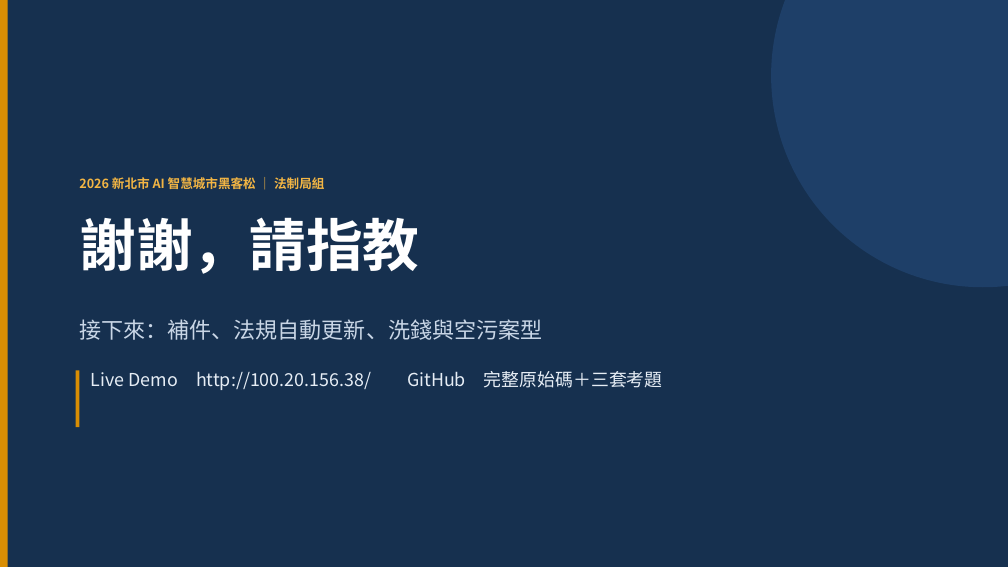
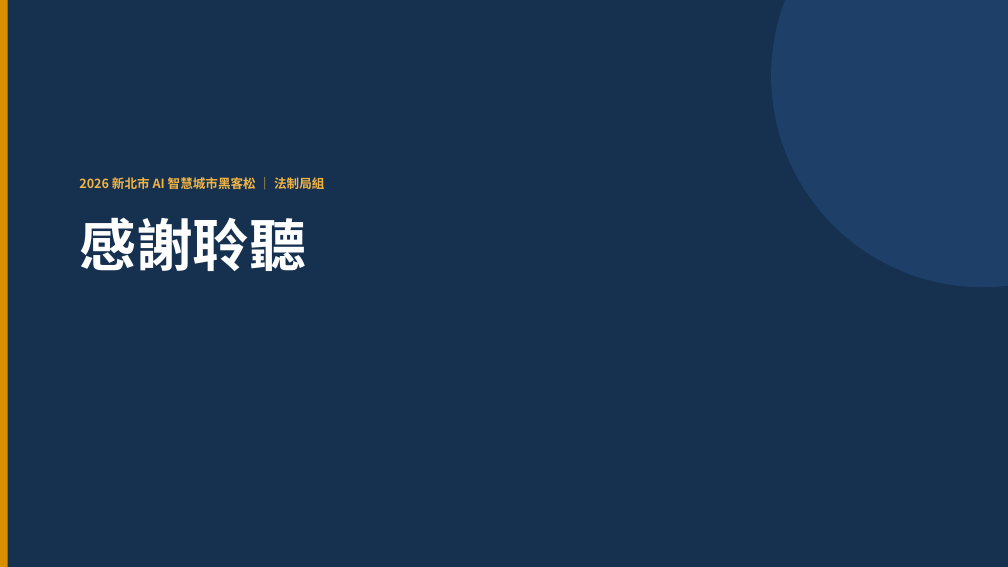
Before and after one commit to KevinMursh/hackathon_wisxxxx, a slide deck: slide 8 of docs/提案/提案簡報-訴願智審臺.pptx. Drawn at 1008x567 pixels with LibreOffice and Linux fonts; fonts in the diff are those of the drawing. Boxes give left, top, right and bottom in pixels: in the first picture for what was removed or moved away, otherwise in the second. Text is boxed around its words. In the diff, an @@ line names an element or a change of style, - is before the commit and + after.

```diff
--- a/docs/提案/提案簡報-訴願智審臺.pptx
+++ b/docs/提案/提案簡報-訴願智審臺.pptx
@@ text at [79, 217, 306, 271]: text changed @@
-謝謝，請指教
+感謝聆聽
@@ text removed at [79, 319, 542, 340] @@
-接下來：補件、法規自動更新、洗錢與空污案型
@@ rectangle removed at [76, 371, 79, 427] @@
@@ text removed at [91, 371, 663, 390] @@
-Live Demo http://100.20.156.38/ GitHub 完整原始碼＋三套考題
```
Also in this commit, not shown: 3 other files.
